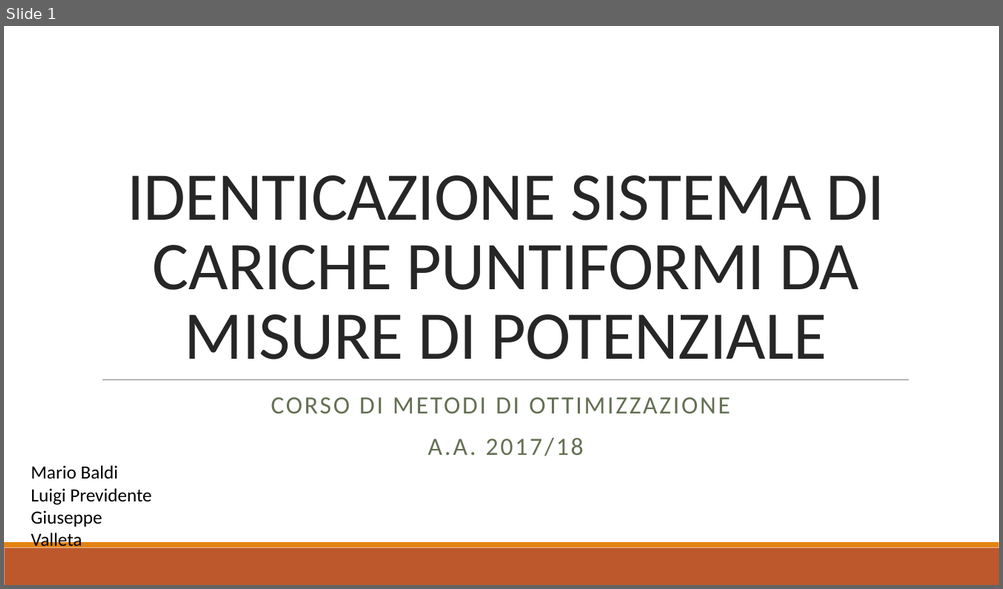
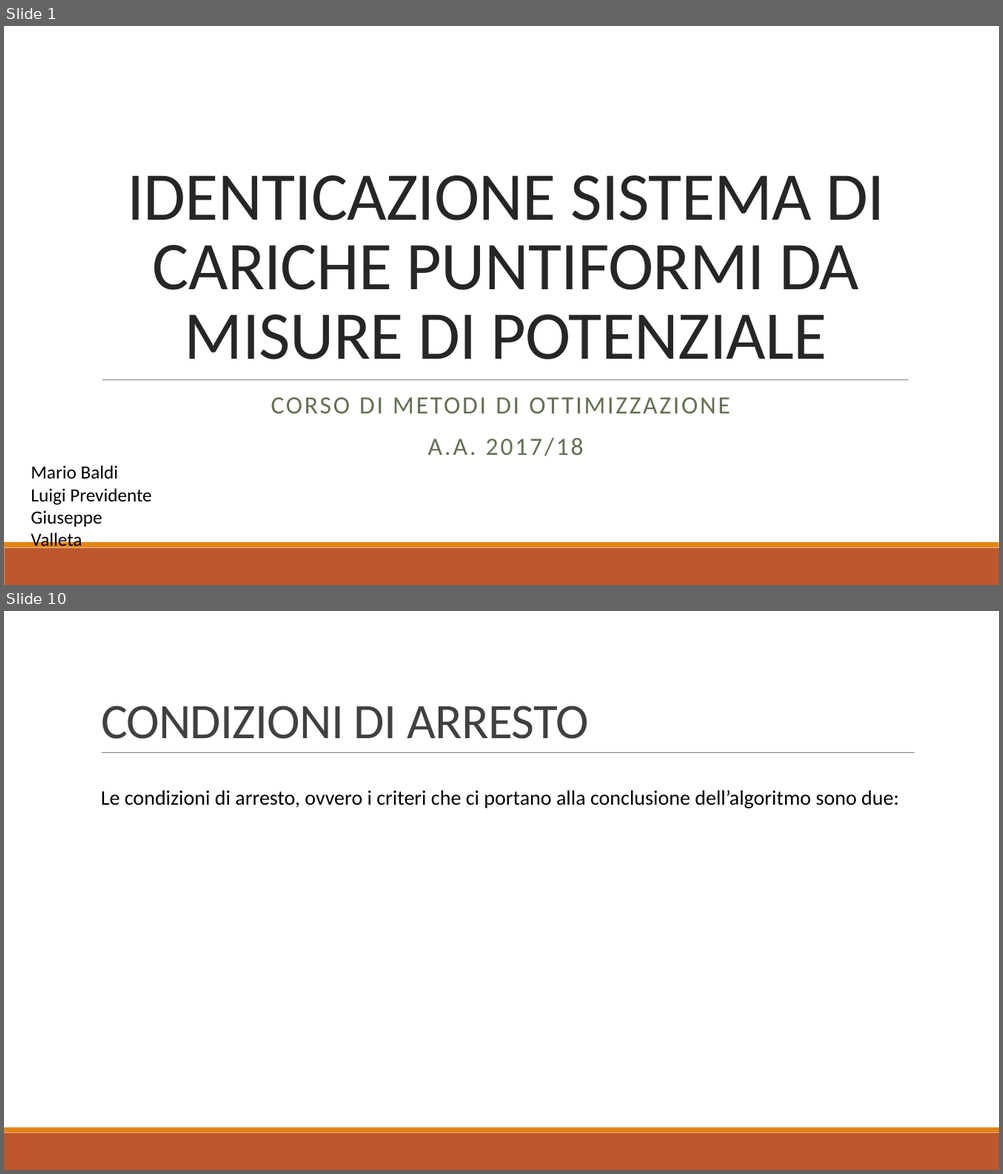
Before and after one commit to baldimario/Simplex, a slide deck: IDENTICAZIONE SISTEMA DI CARICHE PUNTIFORMI DA MISURE DI.pptx. Shown one above the other, each under a label of ours: slide 1 before the commit, slides 1 and 10 after it; the slides between them are not shown. The pictures are 1003x589 and 1003x1174 pixels, drawn with LibreOffice and Linux fonts; fonts in the diff are those of the drawing; grey boxes stand for pictures. Boxes give left, top, right and bottom in pixels: in the first picture for what was removed or moved away, otherwise in the second. Text is boxed around its words. In the diff, an @@ line names an element or a change of style, - is before the commit and + after.

```diff
--- a/IDENTICAZIONE SISTEMA DI CARICHE PUNTIFORMI DA MISURE DI.pptx
+++ b/IDENTICAZIONE SISTEMA DI CARICHE PUNTIFORMI DA MISURE DI.pptx
@@ slide 10 added at box(4, 611, 999, 1170), background #FFFFFF; not listed: 2 template elements that a slide beside it also shows @@
@@ title added at box(101, 706, 588, 739), 48 pt, text #404040 @@
+CONDIZIONI DI ARRESTO
@@ line added from (102, 753) to (915, 753), #808080 0.5 pt @@
@@ text added at box(101, 790, 899, 809), 20 pt, text #000000 @@
+Le condizioni di arresto, ovvero i criteri che ci portano alla conclusione dell’algoritmo sono due:
```
Also in this commit, not shown: 8 slides changed, 2 other slides added, 2 slides removed, 2 other files.
